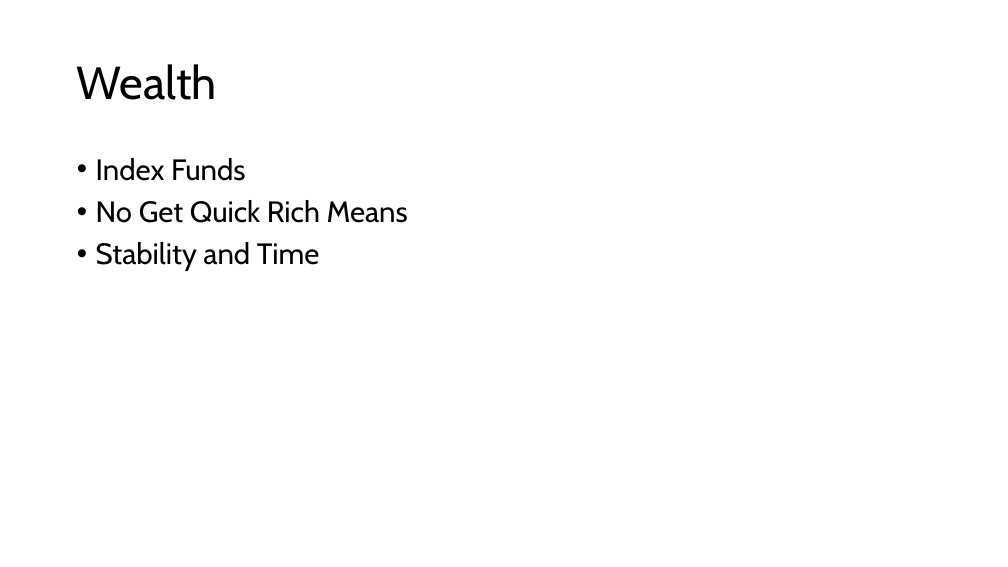
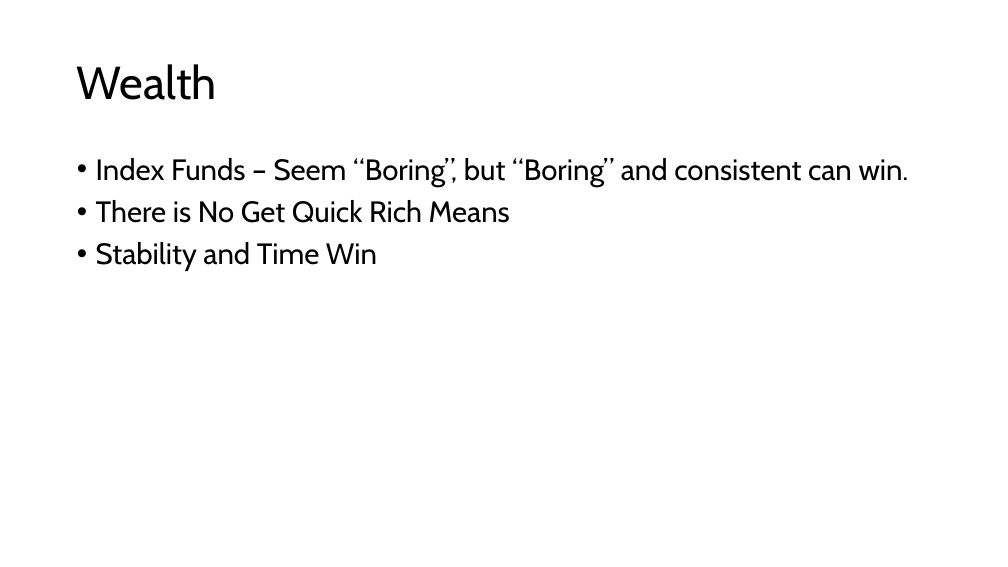
Before and after one commit to dtuuri/presentations, a slide deck: slide 4 of ShitIWishIKnew.pptx (slide 3 before the commit). Drawn at 1008x567 pixels with LibreOffice and Linux fonts; fonts in the diff are those of the drawing. Boxes give left, top, right and bottom in pixels: in the first picture for what was removed or moved away, otherwise in the second. Text is boxed around its words. In the diff, an @@ line names an element or a change of style, - is before the commit and + after.

```diff
--- a/ShitIWishIKnew.pptx
+++ b/ShitIWishIKnew.pptx
@@ text at <box>96,158,909,271</box>: text changed @@
-• Index Funds
-• No Get Quick Rich Means
-• Stability and Time
+• Index Funds – Seem “Boring”, but “Boring” and consistent can win.
+• There is No Get Quick Rich Means
+• Stability and Time Win
```
Also in this commit, not shown: 8 other slides changed, 7 slides added, 2 slides removed.
